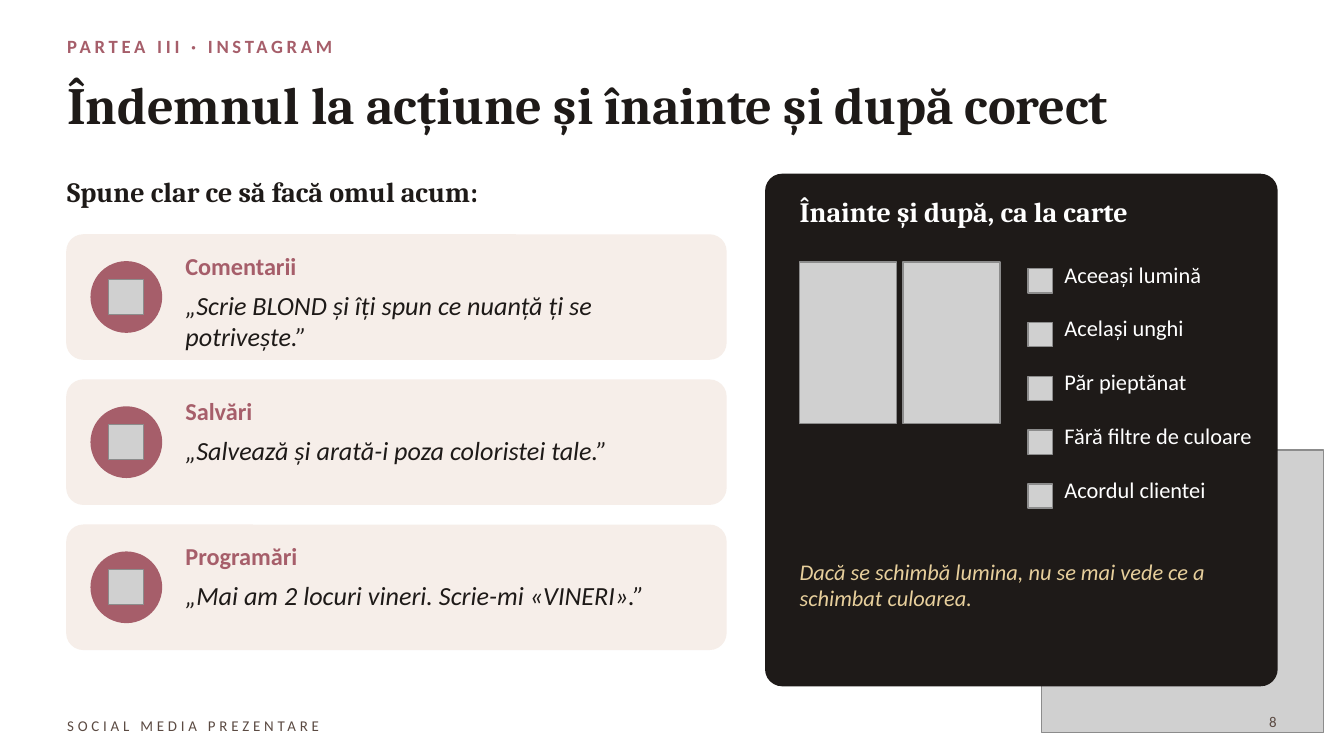
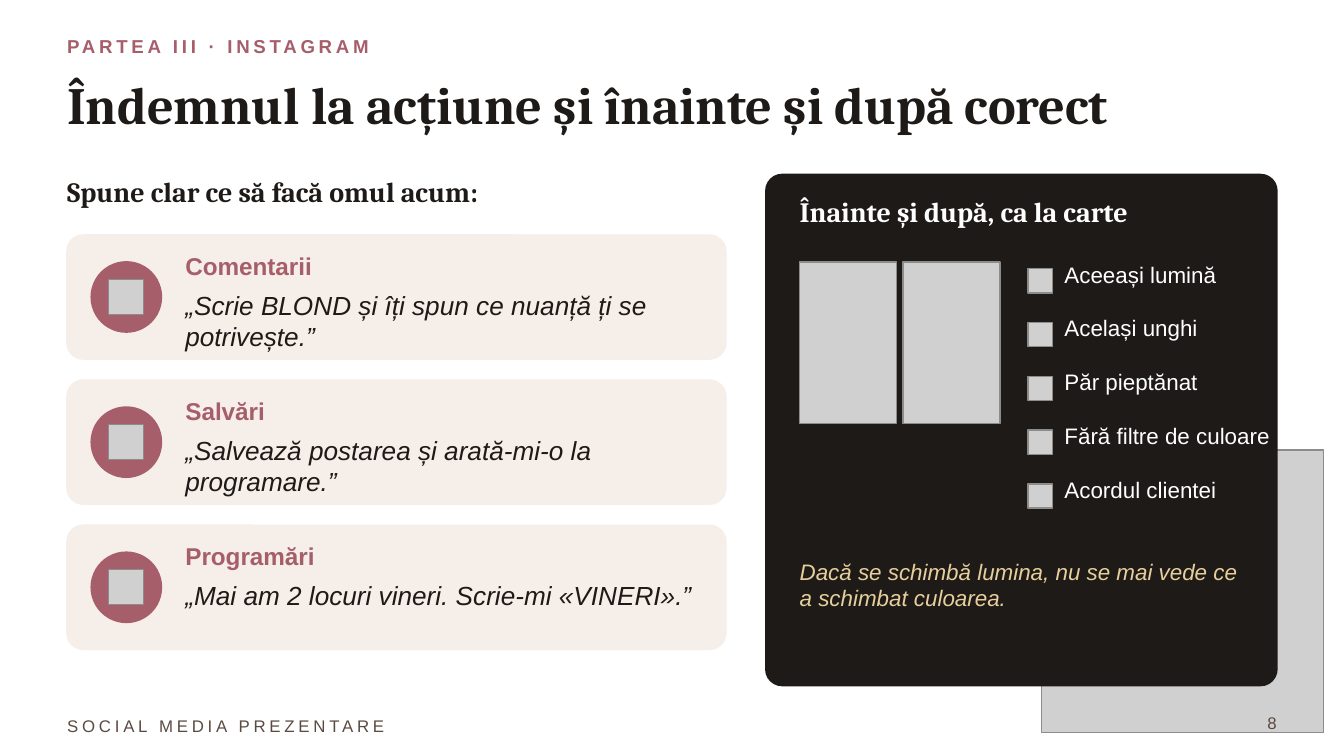
Before and after one commit to dianaavram2014/Blonde-ambition, a slide deck: slide 8 of SOCIAL_MEDIA_PREZENTARE.pptx. Drawn at 1344x756 pixels with LibreOffice and Linux fonts; fonts in the diff are those of the drawing; grey boxes stand for pictures. Boxes give left, top, right and bottom in pixels: in the first picture for what was removed or moved away, otherwise in the second. Text is boxed around its words. In the diff, an @@ line names an element or a change of style, - is before the commit and + after.

```diff
--- a/SOCIAL_MEDIA_PREZENTARE.pptx
+++ b/SOCIAL_MEDIA_PREZENTARE.pptx
@@ text at [185, 440, 591, 497]: text changed; font Calibri to Arial @@
-„Salvează și arată-i poza coloristei tale.”
+„Salvează postarea și arată-mi-o la programare.”
@@ font Calibri to Arial in 12 elements at [67, 30, 1008, 63], [185, 257, 311, 275], [185, 295, 647, 352], [185, 402, 264, 420], [185, 547, 314, 570], [185, 586, 691, 609], [1064, 266, 1216, 288], [1064, 319, 1198, 341], [1064, 373, 1197, 395], [1064, 427, 1269, 445], [1064, 481, 1216, 499], [800, 563, 1237, 606] @@
@@ text "SOCIAL MEDIA PREZENTARE" at [67, 712, 605, 739]: size 8 to 9 pt, font Calibri to Arial @@
@@ page number at [1267, 717, 1276, 733]: size 8 to 9 pt, font Calibri to Arial @@
```
Also in this commit, not shown: 19 other slides changed, 1 other file.
